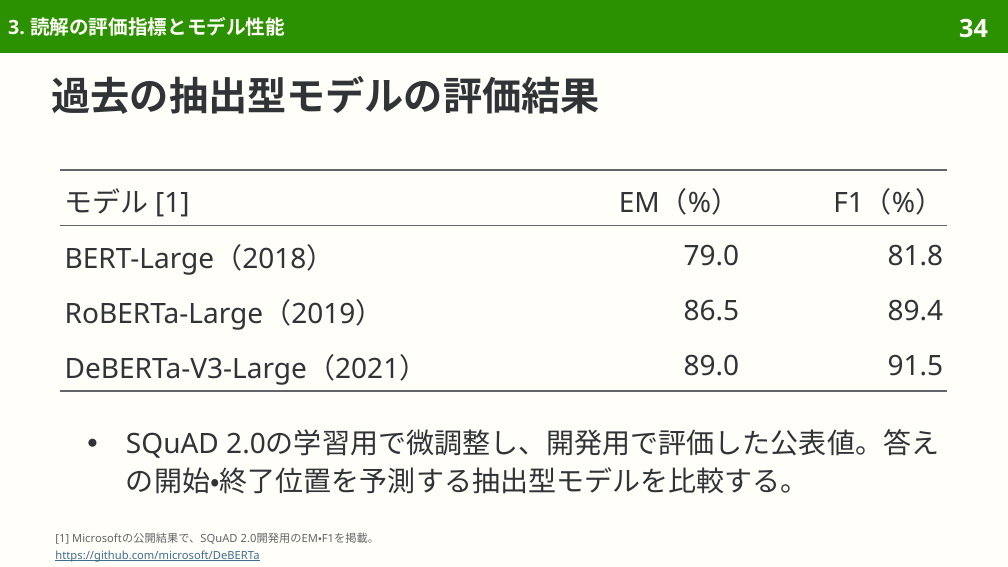
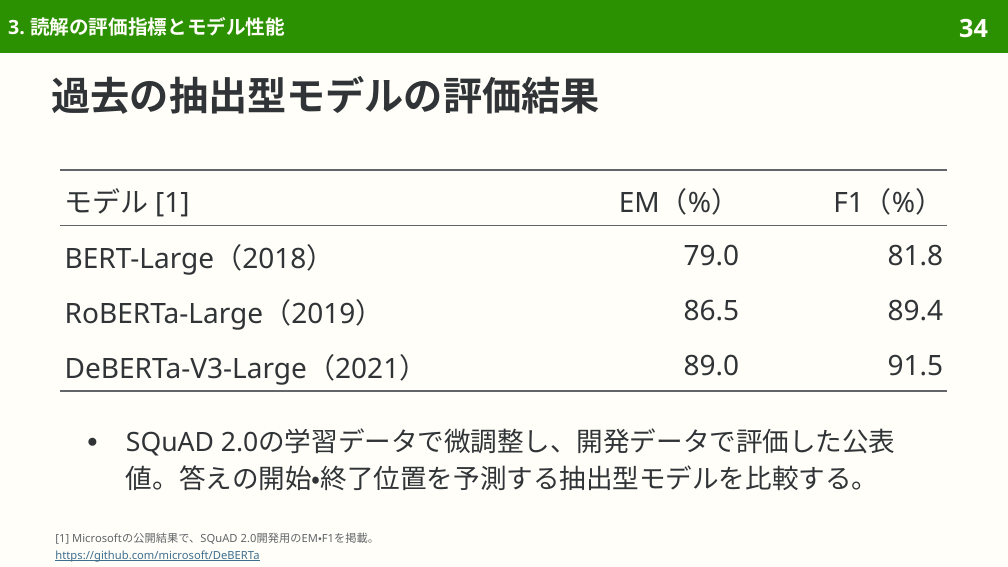
Before and after one commit to sasakiy84/datasets-in-10-minutes, a slide deck: slide 34 of slides/datasets-in-10-minutes-squad.pptx. Drawn at 1008x567 pixels with LibreOffice and Linux fonts; fonts in the diff are those of the drawing. Boxes give left, top, right and bottom in pixels: in the first picture for what was removed or moved away, otherwise in the second. Text is boxed around its words. In the diff, an @@ line names an element or a change of style, - is before the commit and + after.

```diff
--- a/slides/datasets-in-10-minutes-squad.pptx
+++ b/slides/datasets-in-10-minutes-squad.pptx
@@ text at <box>126,428,895,490</box>: text changed; size 20 to 19 pt @@
-● SQuAD 2.0の学習用で微調整し、開発用で評価した公表値。答えの開始・終了位置を予測する抽出型モデルを比較する。
+● SQuAD 2.0の学習データで微調整し、開発データで評価した公表値。答えの開始・終了位置を予測する抽出型モデルを比較する。
```
Also in this commit, not shown: 20 other slides changed, 7 other files.
